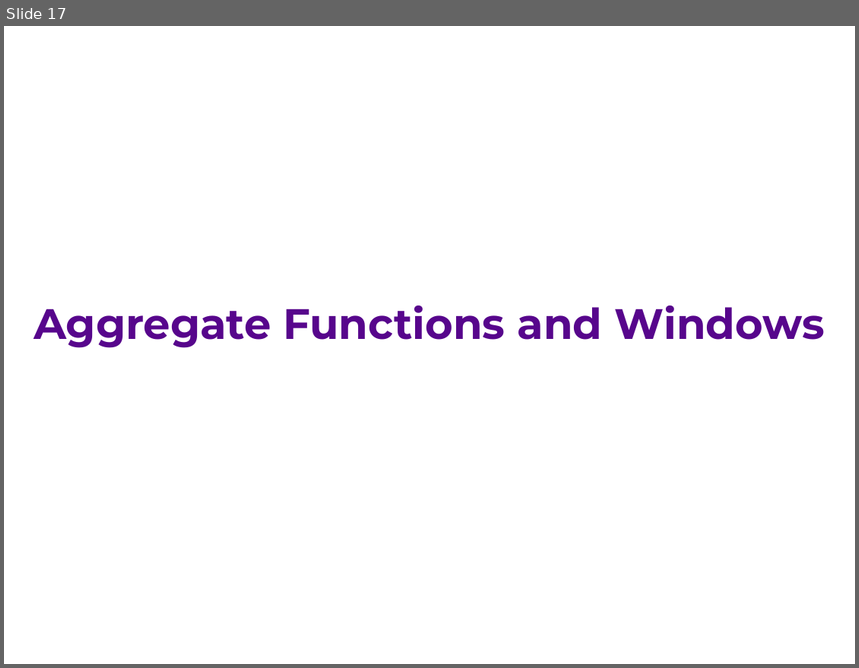
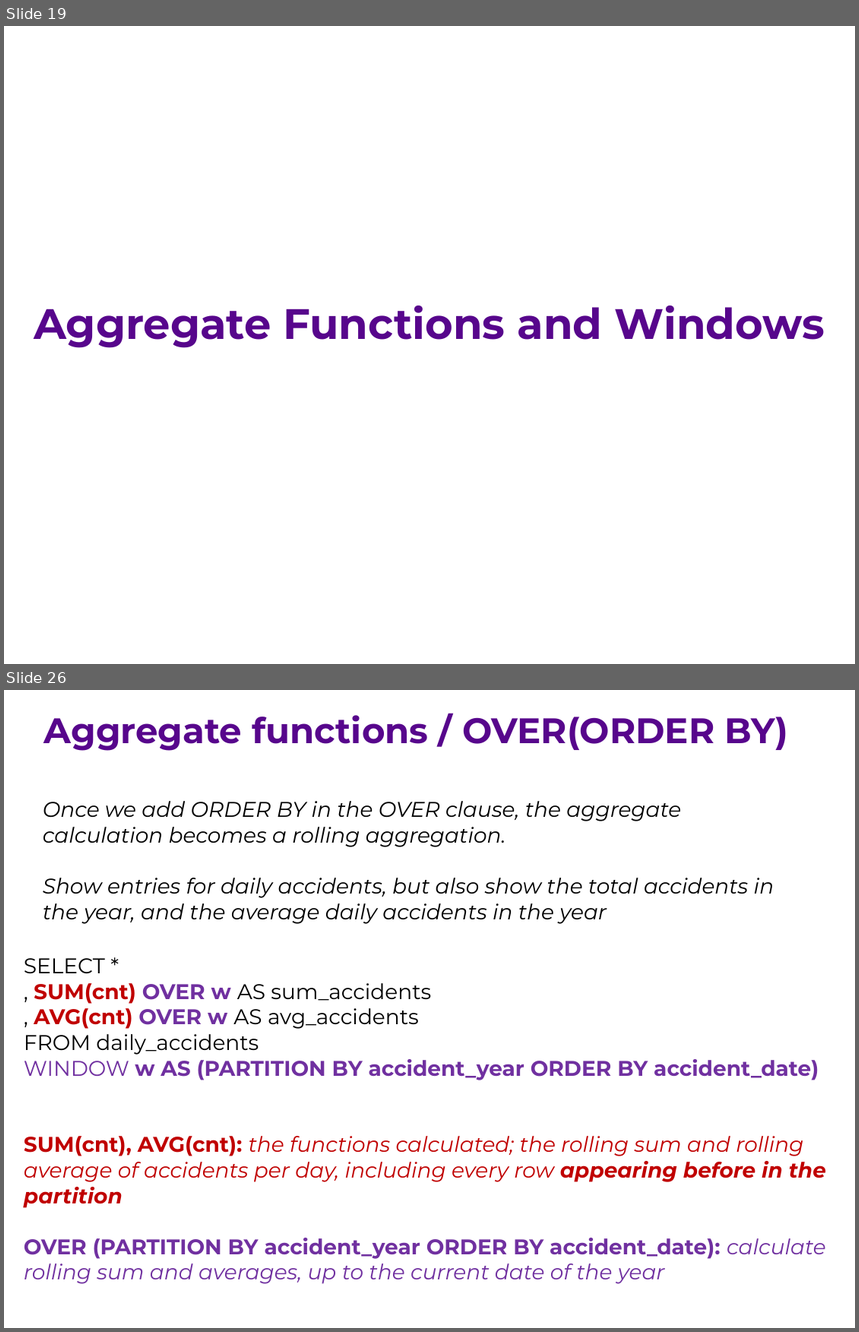
Before and after one commit to ipeirotis/introduction-to-databases, a slide deck: session7/G-Window_queries.pptx. Shown one above the other, each under a label of ours: slide 17 before the commit, slides 19 and 26 after it; the slides between them are not shown. The pictures are 859x668 and 859x1332 pixels, drawn with LibreOffice and Linux fonts; fonts in the diff are those of the drawing. Boxes give left, top, right and bottom in pixels: in the first picture for what was removed or moved away, otherwise in the second. Text is boxed around its words. In the diff, an @@ line names an element or a change of style, - is before the commit and + after.

```diff
--- a/session7/G-Window_queries.pptx
+++ b/session7/G-Window_queries.pptx
@@ slide 26 added at [4, 690, 855, 1328], background #FFFFFF @@
@@ text added at [44, 715, 789, 751], 30 pt, text #57068C, bold @@
+Aggregate functions / OVER(ORDER BY)
@@ text added at [43, 801, 774, 924], 18 pt, text #000000, italic @@
+Once we add ORDER BY in the OVER clause, the aggregate calculation becomes a rolling aggregation.
+Show entries for daily accidents, but also show the total accidents in the year, and the average daily accidents in the year
@@ text added at [24, 958, 826, 1284], 18 pt, text #7030A0 @@
+SELECT *
+, SUM(cnt) OVER w AS sum_accidents
+, AVG(cnt) OVER w AS avg_accidents
+FROM daily_accidents
+WINDOW w AS (PARTITION BY accident_year ORDER BY accident_date)
+SUM(cnt), AVG(cnt): the functions calculated; the rolling sum and rolling average of accidents per day, including every row appearing before in the partition
+OVER (PARTITION BY accident_year ORDER BY accident_date): calculate rolling sum and averages, up to the current date of the year
@@ what was slide 17 is now slide 19 @@
```
Also in this commit, not shown: 4 slides changed, 10 other slides added.
